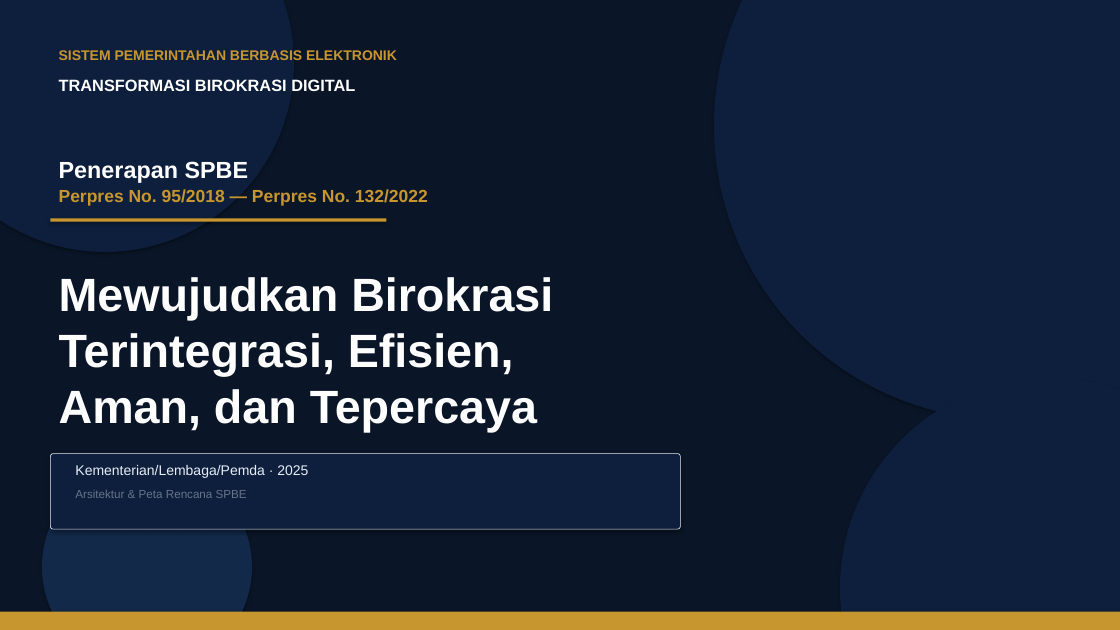
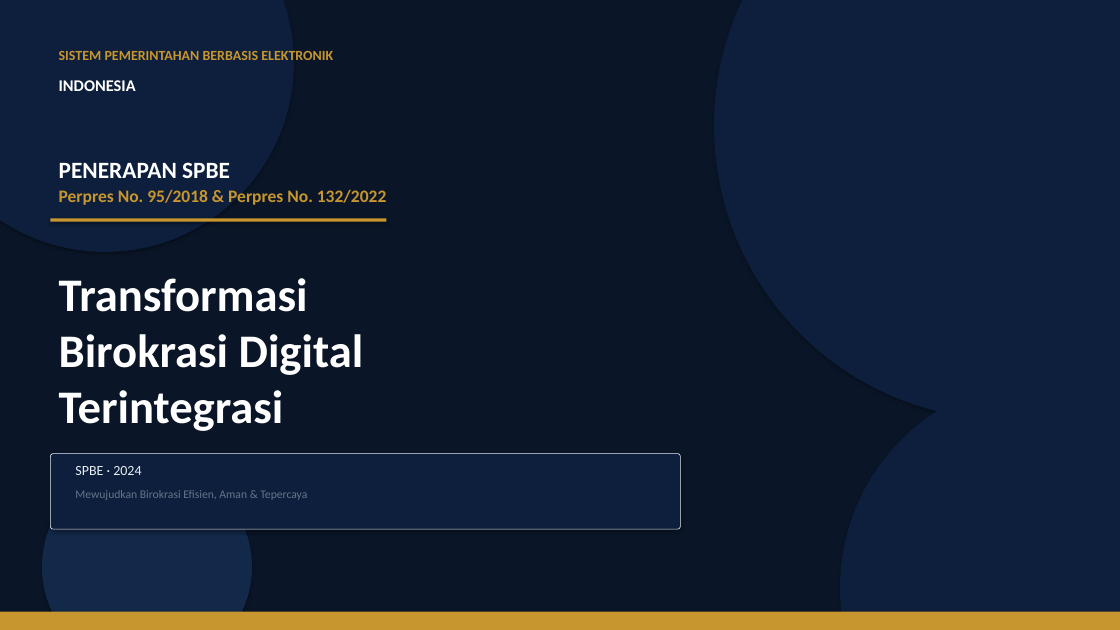
Before and after one commit to rahadiana/coba_ppt, a slide deck: slide 1 of SPBE_Transformasi_Birokrasi.pptx. Drawn at 1120x630 pixels with LibreOffice and Linux fonts; fonts in the diff are those of the drawing. Boxes give left, top, right and bottom in pixels: in the first picture for what was removed or moved away, otherwise in the second. Text is boxed around its words. In the diff, an @@ line names an element or a change of style, - is before the commit and + after.

Commit message:
update: SPBE Transformasi Birokrasi presentation (16 slide, konten lengkap)

```diff
--- a/SPBE_Transformasi_Birokrasi.pptx
+++ b/SPBE_Transformasi_Birokrasi.pptx
@@ text "SISTEM PEMERINTAHAN BERBASIS ELEKTRONIK" at box(59, 51, 333, 60): font Arial to Calibri @@
@@ text at box(59, 80, 136, 91): text changed; font Arial to Calibri @@
-TRANSFORMASI BIROKRASI DIGITAL
+INDONESIA
@@ text at box(59, 162, 230, 178): text changed; font Arial to Calibri @@
-Penerapan SPBE
+PENERAPAN SPBE
@@ text at box(59, 189, 386, 205): text changed; font Arial to Calibri @@
-Perpres No. 95/2018 — Perpres No. 132/2022
+Perpres No. 95/2018 & Perpres No. 132/2022
@@ text at box(59, 278, 363, 431): text changed; font Arial to Calibri @@
-Mewujudkan Birokrasi
-Terintegrasi, Efisien,
-Aman, dan Tepercaya
+Transformasi
+Birokrasi Digital
+Terintegrasi
@@ text at box(75, 466, 141, 475): text changed; font Arial to Calibri @@
-Kementerian/Lembaga/Pemda · 2025
+SPBE · 2024
@@ text at box(75, 490, 307, 500): text changed; font Arial to Calibri @@
-Arsitektur & Peta Rencana SPBE
+Mewujudkan Birokrasi Efisien, Aman & Tepercaya
```
Also in this commit, not shown: 14 other slides changed, 1 slide added, 1 slide removed.
